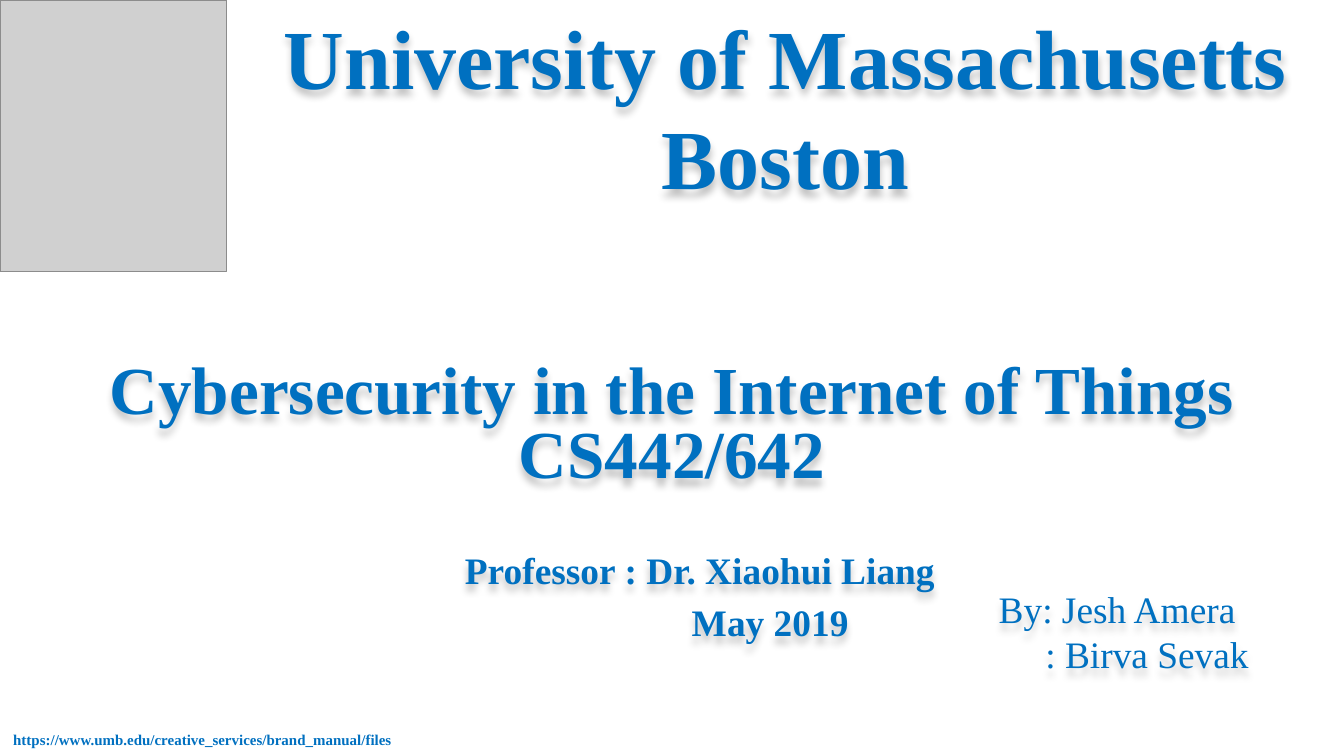
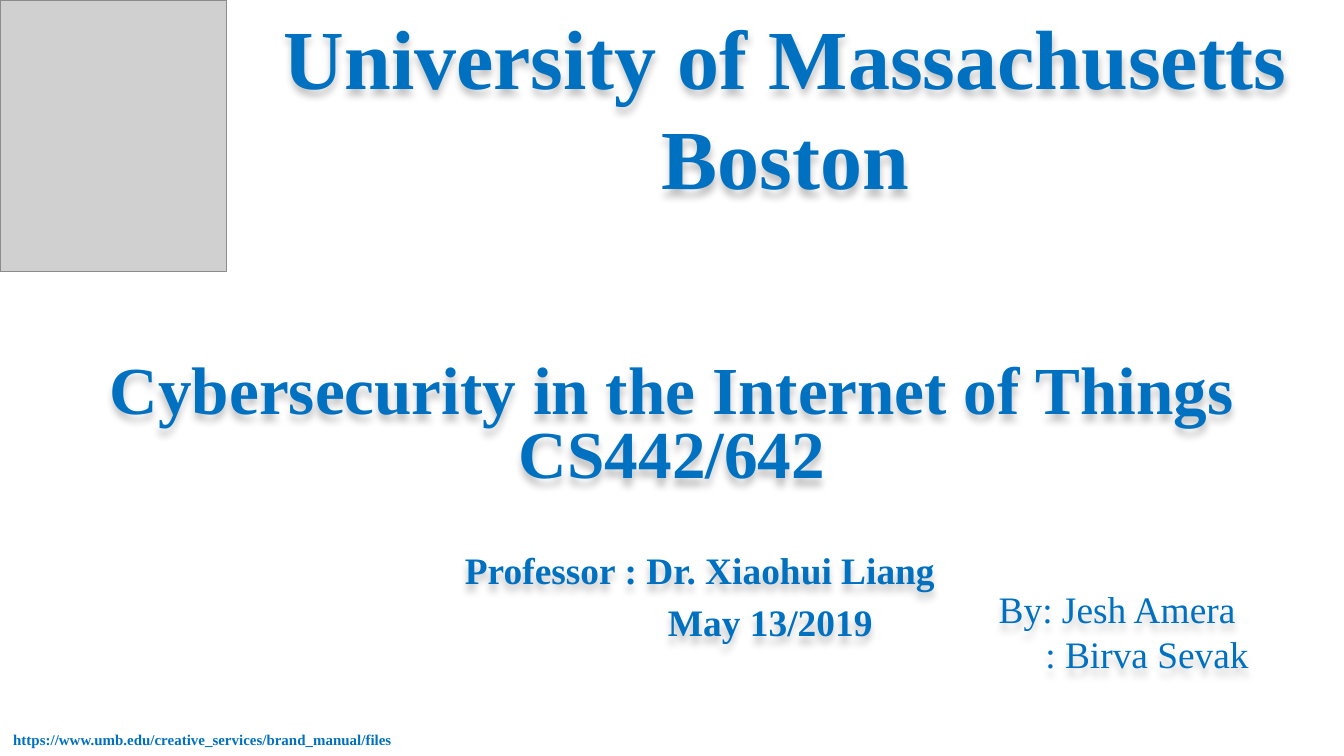
Before and after one commit to simulationpoint/cs442IoTProject, a slide deck: slide 1 of CS442IoTProject .pptx. Drawn at 1344x756 pixels with LibreOffice and Linux fonts; fonts in the diff are those of the drawing; grey boxes stand for pictures. Boxes give left, top, right and bottom in pixels: in the first picture for what was removed or moved away, otherwise in the second. Text is boxed around its words. In the diff, an @@ line names an element or a change of style, - is before the commit and + after.

```diff
--- a/CS442IoTProject .pptx
+++ b/CS442IoTProject .pptx
@@ subtitle at [668, 611, 873, 643]: text changed @@
-May 2019
+May 13/2019
```
Also in this commit, not shown: 2 other slides changed, 1 slide added, 1 slide removed, 2 other files.
